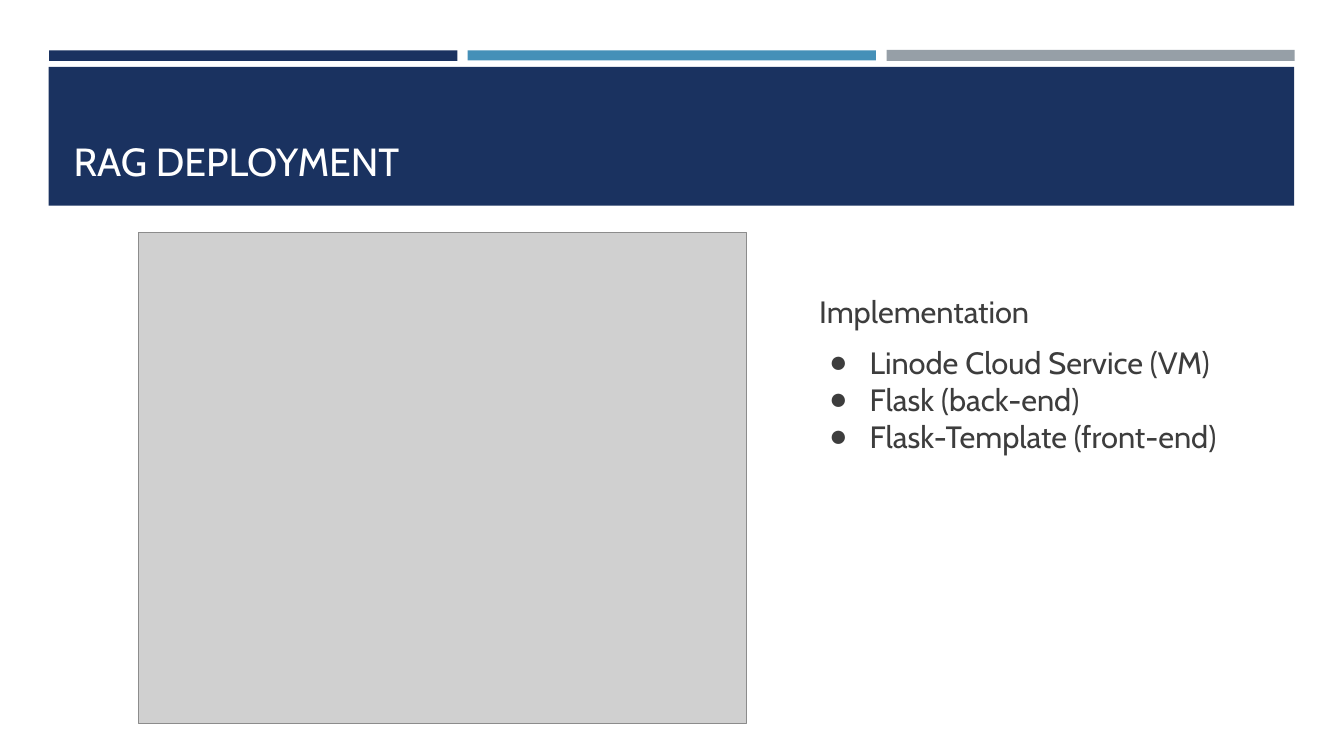
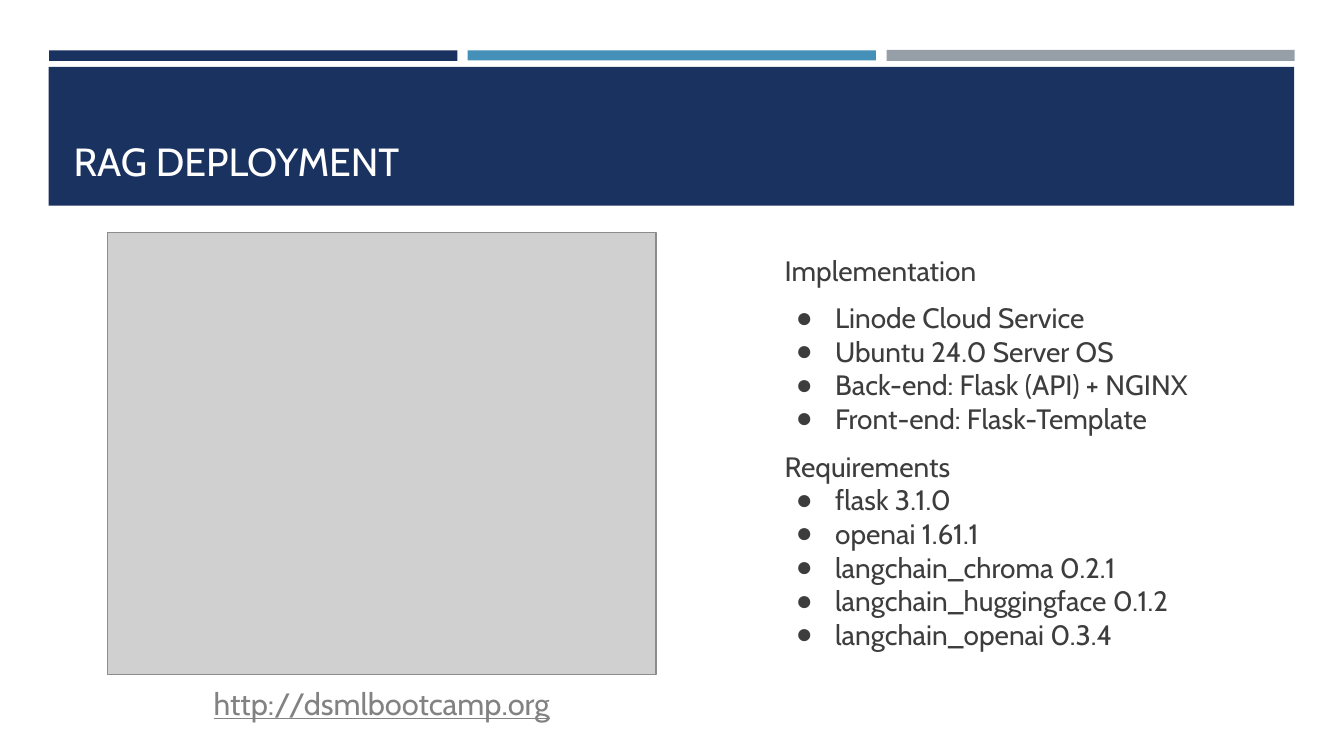
Before and after one commit to javierdastas/project-5-2-genai-rag, a slide deck: slide 9 of RAG Project.pptx. Drawn at 1344x756 pixels with LibreOffice and Linux fonts; fonts in the diff are those of the drawing; grey boxes stand for pictures. Boxes give left, top, right and bottom in pixels: in the first picture for what was removed or moved away, otherwise in the second. Text is boxed around its words. In the diff, an @@ line names an element or a change of style, - is before the commit and + after.

```diff
--- a/RAG Project.pptx
+++ b/RAG Project.pptx
@@ picture: place and size @@
-picture at [138,233,747,724]
+picture at [108,233,656,676]
@@ text "Implementation": place and size @@
-text "Implementation" at [819,300,1216,454]
+text "Implementation" at [785,260,1187,651]
@@ text at [785,260,976,287]: size 22 to 20 pt in "Implementation" @@
@@ text at [785,307,1187,651]: text changed; size 22 to 20 pt @@
-● Linode Cloud Service (VM)
-● Flask (back-end)
-● Flask-Template (front-end)
+● Linode Cloud Service
+● Ubuntu 24.0 Server OS
+● Back-end: Flask (API) + NGINX
+● Front-end: Flask-Template
+Requirements
+● flask 3.1.0
+● openai 1.61.1
+● langchain_chroma 0.2.1
+● langchain_huggingface 0.1.2
+● langchain_openai 0.3.4
@@ text added at [214,692,550,722], 22 pt, text #828282, underline @@
+http://dsmlbootcamp.org
```
Also in this commit, not shown: 1 other slide changed, 3 other files.
